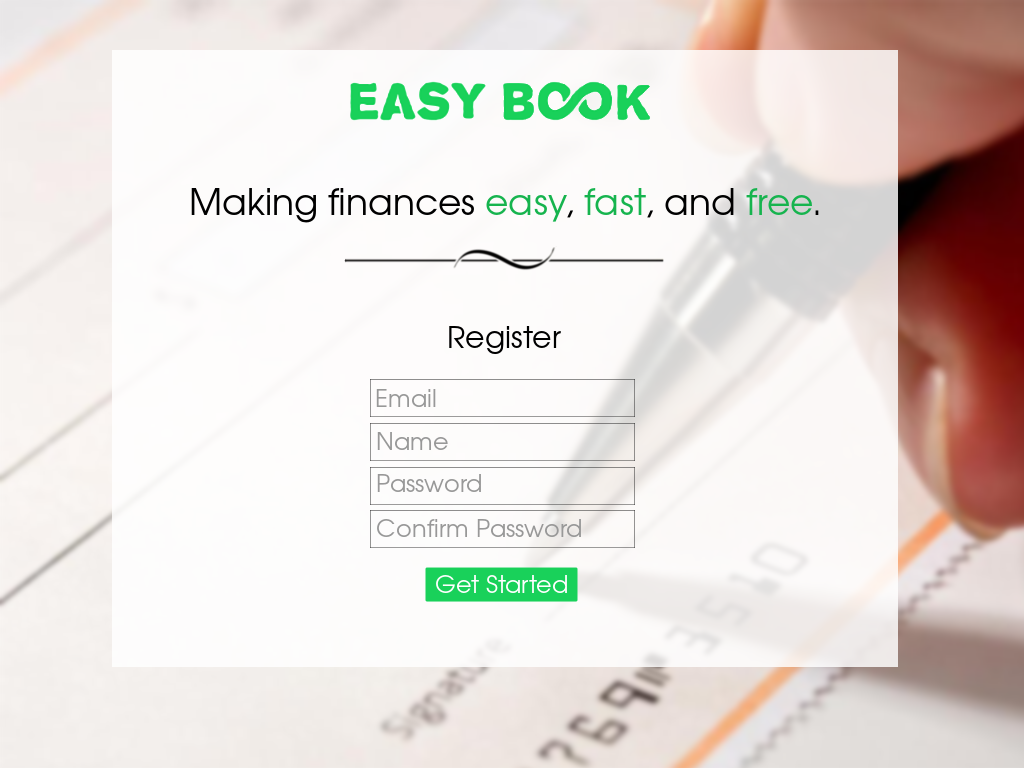
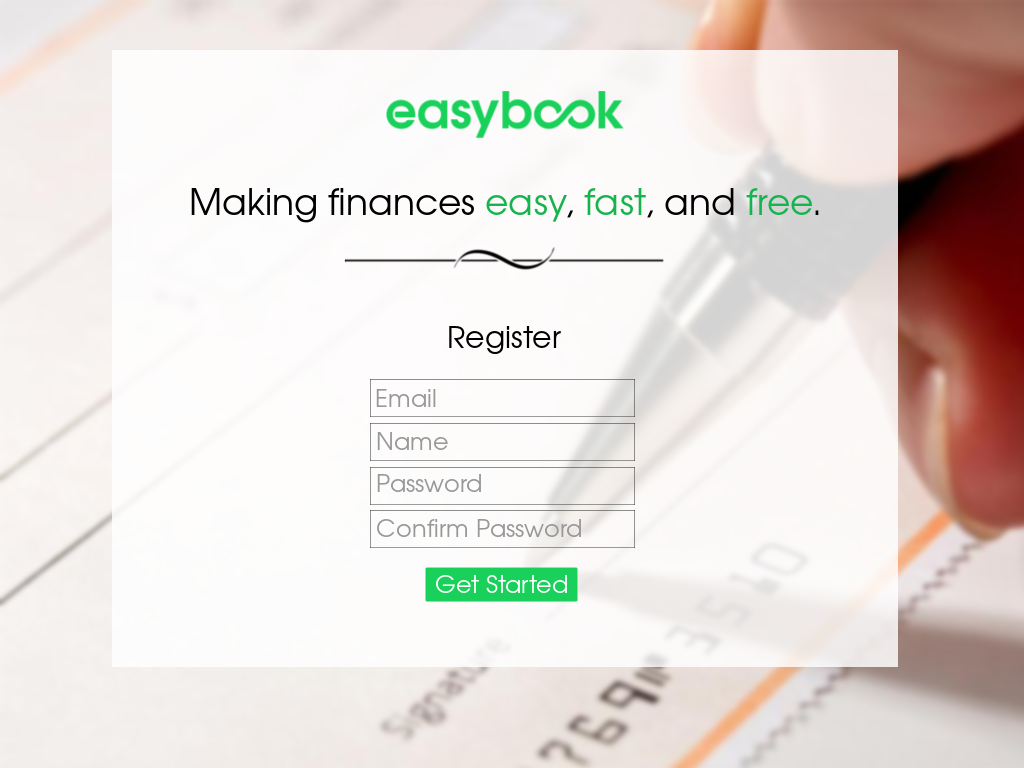
Revision of a layered 1024 x 768 image; what changed, layer by layer:
renamed "easybook-new.png" to "easybook", painted on it over (350, 81, 651, 139)
